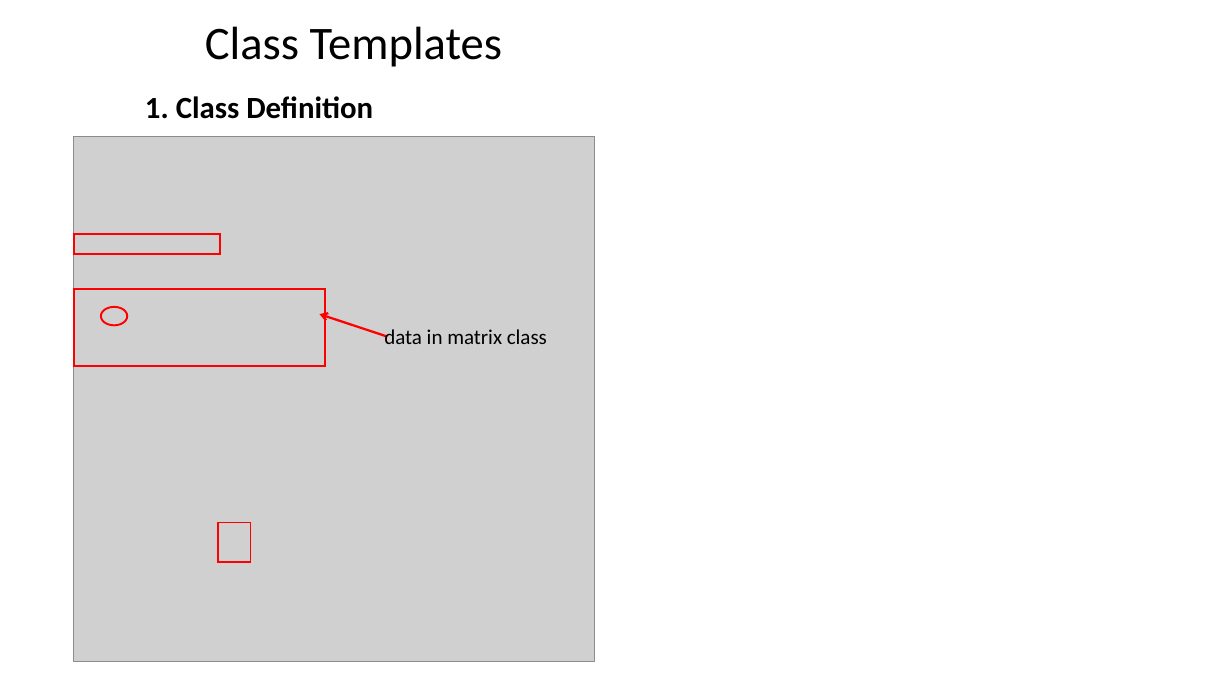
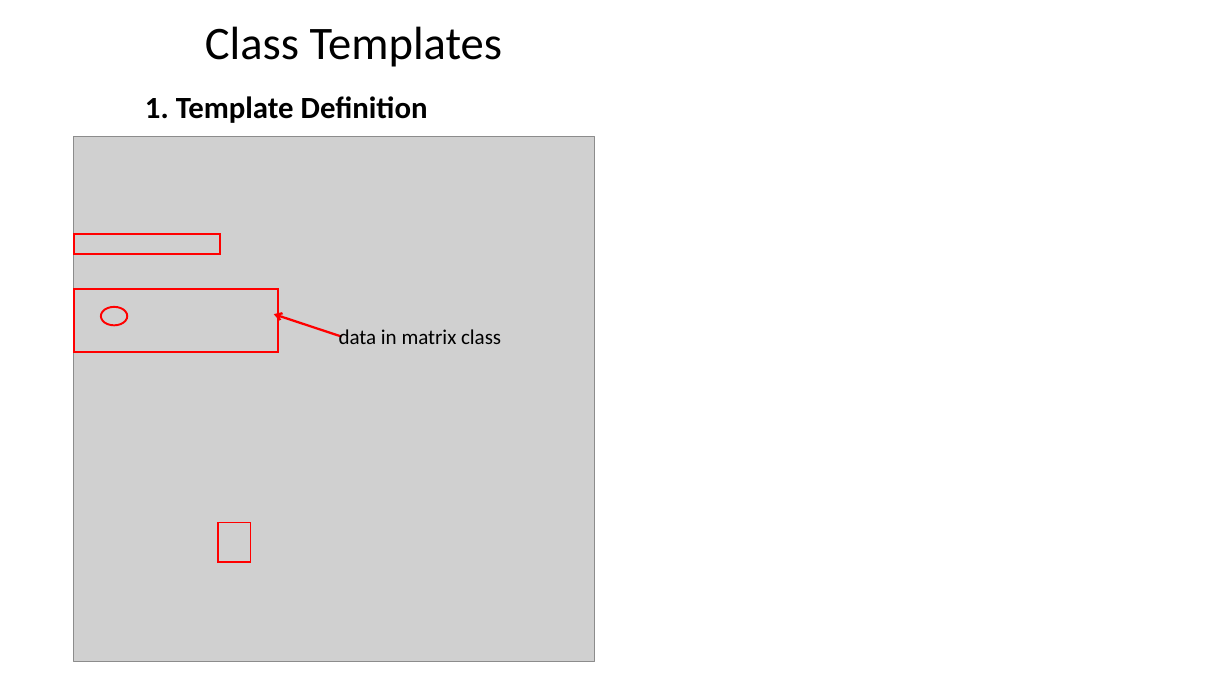
Before and after one commit to ShiqiYu/CPP, a slide deck: slide 9 of week13/Lab13.pptx (slide 21 before the commit). Drawn at 1232x693 pixels with LibreOffice and Linux fonts; fonts in the diff are those of the drawing; grey boxes stand for pictures; background and template pictures are left out. Boxes give left, top, right and bottom in pixels: in the first picture for what was removed or moved away, otherwise in the second. Text is boxed around its words. In the diff, an @@ line names an element or a change of style, - is before the commit and + after.

```diff
--- a/week13/Lab13.pptx
+++ b/week13/Lab13.pptx
@@ text at box(145, 96, 428, 123): text changed @@
-  1. Class Definition
+  1. Template Definition
@@ rectangle: place and size @@
-rectangle at box(74, 289, 325, 367)
+rectangle at box(74, 289, 278, 352)
@@ arrow moved from (387, 336) - (320, 314) to (342, 336) - (274, 314) @@
@@ text "data in matrix class": place and size @@
-text "data in matrix class" at box(384, 329, 547, 344)
+text "data in matrix class" at box(339, 329, 501, 344)
```
Also in this commit, not shown: 9 other slides changed, 3 slides added, 14 slides removed, 3 other files.
